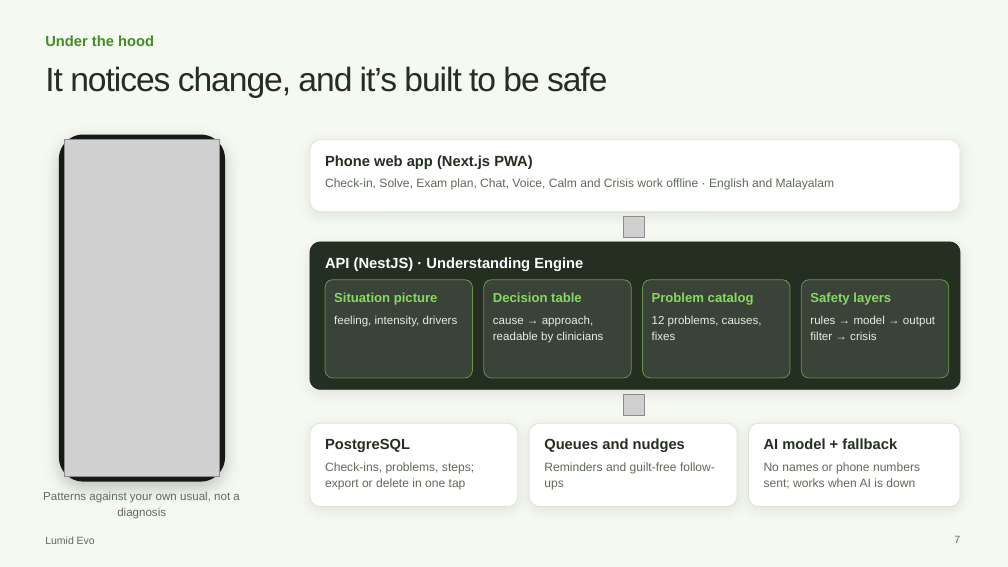
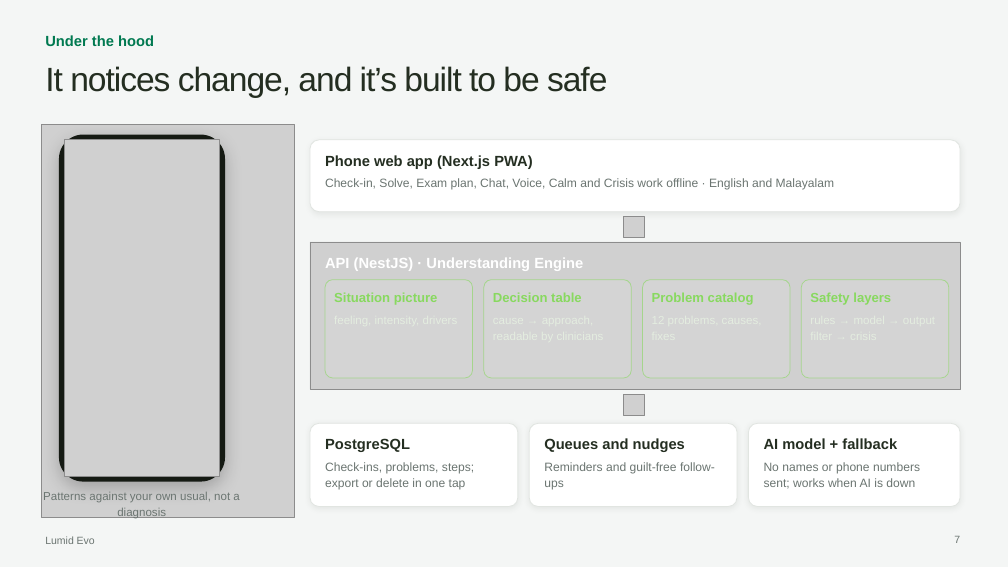
Before and after one commit to riyan-hx/Lumid-Evo-Ai, a slide deck: slide 7 of Lumid-Evo-Pitch.pptx. Drawn at 1008x567 pixels with LibreOffice and Linux fonts; fonts in the diff are those of the drawing; grey boxes stand for pictures. Boxes give left, top, right and bottom in pixels: in the first picture for what was removed or moved away, otherwise in the second. Text is boxed around its words. In the diff, an @@ line names an element or a change of style, - is before the commit and + after.

```diff
--- a/Lumid-Evo-Pitch.pptx
+++ b/Lumid-Evo-Pitch.pptx
@@ background #F6F8F2 to #F4F6F5 @@
@@ text "Under the hood" at [45,35,154,46]: text colour #3F8F22 to #007950 @@
@@ picture added at [42,125,295,518] @@
@@ rounded rectangle removed at [310,242,960,389] @@
@@ picture added at [310,242,960,389] @@
@@ text removed at [334,315,458,327] @@
-feeling, intensity, drivers
@@ text removed at [493,315,604,343] @@
-cause → approach, readable by clinicians
@@ text removed at [652,315,762,340] @@
-12 problems, causes, fixes
@@ text removed at [810,315,935,340] @@
-rules → model → output filter → crisis
@@ outline #DCE5D3 0.75 pt to #E1E5E1 0.75 pt; shadow changed; proportions changed in 4 elements at [310,140,960,212], [310,423,518,507], [529,423,737,507], [749,423,960,507] @@
@@ text colour #5F6B5A to #6B7571 in 7 elements at [45,536,95,544], [43,492,239,519], [325,178,834,190], [325,462,474,489], [544,462,715,489], [764,462,920,489], [954,536,960,543] @@
```
Also in this commit, not shown: 9 other slides changed.
